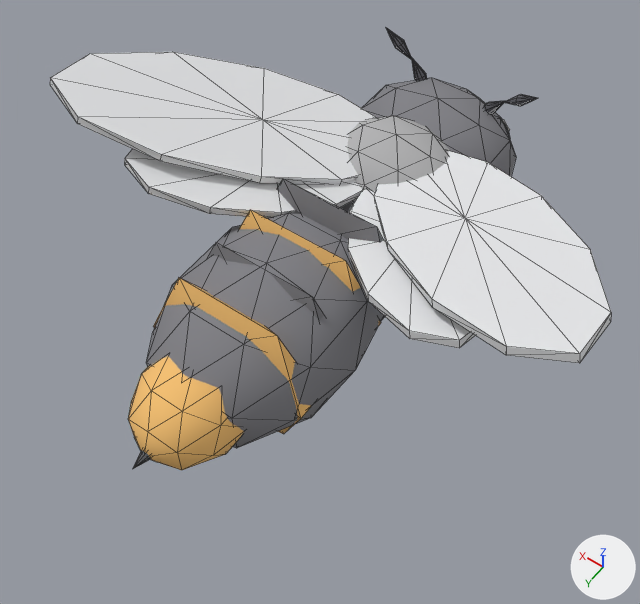
A saved change to the glTF model web-forest/public/model/species/vespa-luctuosa.glb.
One viewpoint serves both versions: a 50 mm lens placed at (-0.328, 0.526, 0.975), pointed at (-0.032, 0.111, 0.324). Every picture has the same lights, and +X, +Y and +Z are marked at lower right. The first picture is the older version. Mesh edges are drawn as thin lines. Where no turn or scale is listed for an object, it has been applied to the vertices.

Script lines for the objects in view, before the commit:
```python
me_mesh_0 = bpy.data.meshes.new('Mesh_0')
me_mesh_0.from_pydata(...)  # an icosphere of 80 faces spanning x -0.097..0.097, y -0.082..0.082, z -0.071..0.071
me_mesh_0.materials.append(mat_flat)
me_mesh_3 = bpy.data.meshes.new('Mesh_3')
me_mesh_3.from_pydata(...)  # an icosphere of 80 faces spanning x -0.096..0.096, y -0.141..0.141, z -0.083..0.083; an icosphere of 20 faces spanning x -0.085..0.085, y -0.116..-0.07, z -0.08..0.081; an icosphere of 20 faces spanning x -0.085..0.085, y -0.066..-0.021, z -0.081..0.081; an icosphere of 20 faces spanning x -0.085..0.085, y -0.017..0.028, z -0.081..0.081; an icosphere of 20 faces spanning x -0.085..0.085, y 0.032..0.078, z -0.081..0.081
me_mesh_3.materials.append(mat_flat)
me_mesh_4 = bpy.data.meshes.new('Mesh_4')
me_mesh_4.from_pydata(...)  # an icosphere of 80 faces spanning x -0.0545..0.0545, y -0.074..0.074, z -0.0497..0.0497
me_mesh_4.materials.append(mat_flat)
me_mesh_5 = bpy.data.meshes.new('Mesh_5')
me_mesh_5.from_pydata(...)  # 32 vertices, 60 faces; spans x -0.023..0.023, y -0.0276..0.0769, z -0.0218..0.0218
me_mesh_5.materials.append(mat_flat)
ob_gaster = bpy.data.objects.new('gaster', me_mesh_3)
ob_gaster.location = (0.0, 0.146, 0.308)
ob_gaster_tip0 = bpy.data.objects.new('gaster-tip0', me_mesh_4)
ob_gaster_tip0.location = (0.0, 0.247, 0.308)
ob_head = bpy.data.objects.new('head', me_mesh_0)
ob_head.location = (0.0, -0.143, 0.309)
ob_head.rotation_euler = (-0.0018, 0.0, 0.0)  # degrees (-0.1, 0, 0)
ob_sting = bpy.data.objects.new('sting', me_mesh_5)
ob_sting.location = (0.0, 0.258, 0.308)
# also in view: 'wing1-l' at (0.094, 0.046, 0.376); 'wing1-r' at (-0.094, 0.046, 0.376); 'fuzz' at (0.0, -0.063, 0.334); 'wing0-l' at (0.135, 0.021, 0.399); 'wing0-r' at (-0.135, 0.021, 0.399)
```
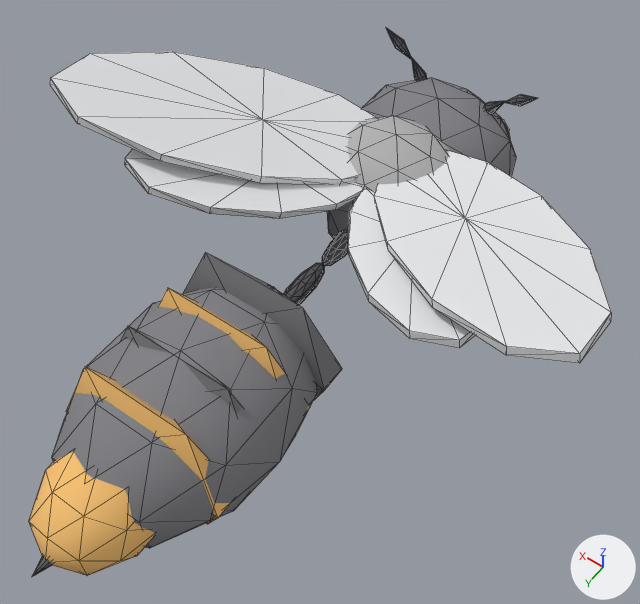
What differs and where, as boxes (x1, y1, x2, y2) in the pictures (640 x 604 px):
```json
{"object": "gaster", "change": "moved", "before": [146, 179, 385, 448], "after": [52, 252, 342, 549]}
{"object": "gaster-tip0", "change": "moved", "before": [128, 356, 244, 470], "after": [29, 452, 155, 576]}
{"object": "sting", "change": "moved", "before": [133, 450, 151, 469], "after": [32, 556, 52, 577], "on screen": "mostly hidden"}
```

Scene script edits in JSON lines:
```json
{"op": "set", "path": "ob_gaster.location", "old": "(0.0, 0.146, 0.308)", "new": "(0.0, 0.259, 0.308)"}
{"op": "set", "path": "ob_gaster_tip0.location", "old": "(0.0, 0.247, 0.308)", "new": "(0.0, 0.36, 0.308)"}
{"op": "set", "path": "ob_sting.location", "old": "(0.0, 0.258, 0.308)", "new": "(0.0, 0.371, 0.308)"}
```
